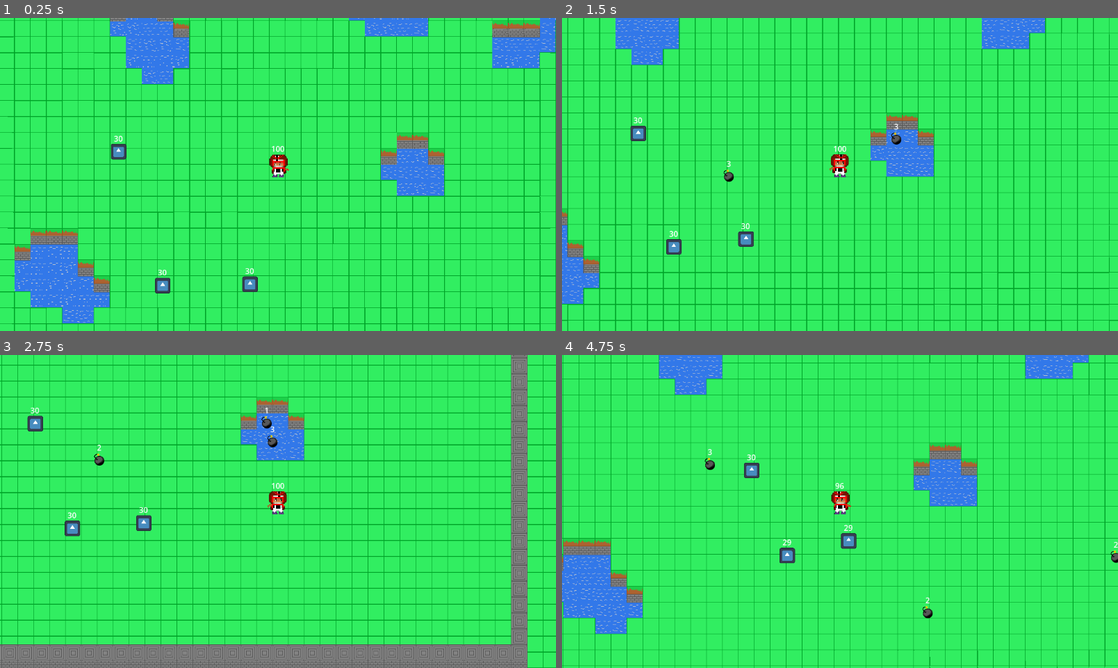
Above: before the commit, frames 1-4 (two rows, left to right).
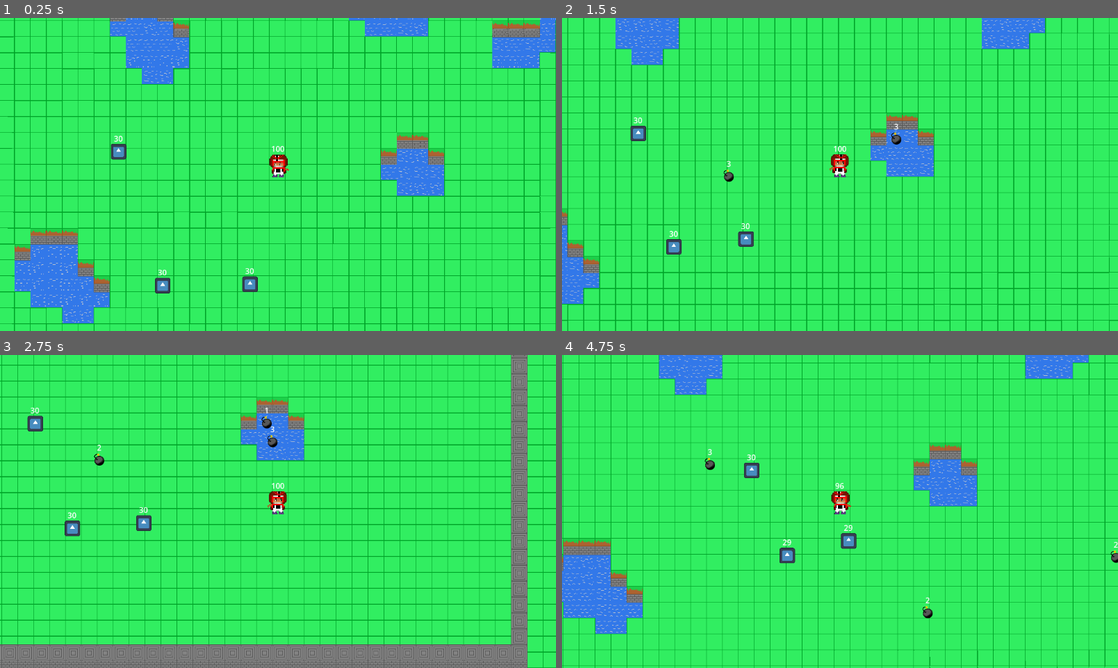
Above: after the commit, the same moments.

Repository: Mobius-Bron/rogue_boom_game
Game: Godot game, scene res://world/world.tscn
Two runs of this game, one before a commit and one after it. Both use one fixed random seed, a clock stepped at 60 frames per second and the inputs below. The engine's default icon, where the game draws it, is replaced by a stand-in: a white triangle on a blue panel in a dark square.
Inputs (mouse positions are in pixels of both pictures, inside the frame that each line leads up to):
- Up to frame 1 (0.25 s): no input
- Up to frame 2 (1.5 s): move the mouse to (962, 158) at 0.52 s; hold D (ui_right) 0.53-1.28 s; click (962, 158) at 0.6 s; move the mouse to (728, 190) at 1.27 s; hold S (ui_down) from 1.28 s (still down); click (728, 190) at 1.35 s
- Up to frame 3 (2.75 s): move the mouse to (333, 442) at 2.02 s; release S (ui_down) at 2.03 s; hold D (ui_right) from 2.03 s (still down); click (333, 442) at 2.1 s
- Up to frame 4 (4.75 s): move the mouse to (812, 574) at 2.77 s; release D (ui_right) at 2.78 s; hold W (ui_up) 2.78-3.53 s; click (812, 574) at 2.85 s; move the mouse to (1006, 558) at 3.52 s; hold A (ui_left) from 3.53 s (still down); click (1006, 558) at 3.6 s; move the mouse to (673, 464) at 4.27 s; click (673, 464) at 4.35 s

The runs differ from the first frame. In frame 1, 0.8% of the frame differs, in the area x 2-100%, y 0-98%; in frame 2, 0.4%; in frame 3, 0.1%; in frame 4, 0.6%.

Commit message:
优化史莱姆攻击算法

Diff:
--- a/enemys/enemy.gd
+++ b/enemys/slim.gd
@@ -1,10 +1,13 @@
 extends CharacterBody2D
 
-var speed = 50
-var atk = 1
+var get_player: bool = false
 
 @export var max_hp = 30
 var hp = 30
+@export var speed = 50
+@export var atk = 1
+
+var player_list = []
 
 @export var player: CharacterBody2D
 @onready var navigationAgent: NavigationAgent2D = $NavigationAgent2D
@@ -26,10 +29,20 @@
 	navigationAgent.target_position = player.global_position
 
 func _on_atk_area_area_entered(area):
-	if area.name == "hurt_area":
+	if area.name == "player_hurt_area":
 		var node = area.get_parent()
-		if node.name == "player":
-			node.hurt(atk)
+		if node not in player_list:
+			player_list.append(node)
+		get_player = true
 
 func _on_atk_area_area_exited(area):
-	pass # Replace with function body.
+	if area.name == "player_hurt_area":
+		var node = area.get_parent()
+		if node in player_list:
+			player_list.erase(node)
+		get_player = false
+
+func _on_atk_timer_timeout():
+	if get_player:
+		for player in player_list:
+			player.hurt(atk)
--- a/enemys/enemy.tscn
+++ b/enemys/slim.tscn
@@ -1,6 +1,6 @@
 [gd_scene load_steps=6 format=3 uid="uid://djd2td8kh8ebf"]
 
-[ext_resource type="Script" path="res://enemys/enemy.gd" id="1_wj2yn"]
+[ext_resource type="Script" path="res://enemys/slim.gd" id="1_wj2yn"]
 [ext_resource type="Texture2D" uid="uid://fohj8djb5vtb" path="res://icon.svg" id="1_x257i"]
 
 [sub_resource type="RectangleShape2D" id="RectangleShape2D_2wrjw"]
@@ -31,6 +31,9 @@
 wait_time = 0.1
 autostart = true
 
+[node name="atk_timer" type="Timer" parent="."]
+autostart = true
+
 [node name="HP" type="Label" parent="."]
 offset_left = -20.0
 offset_top = -47.0
@@ -56,5 +59,6 @@
 shape = SubResource("RectangleShape2D_3q0dx")
 
 [connection signal="timeout" from="Timer" to="." method="_on_timer_timeout"]
+[connection signal="timeout" from="atk_timer" to="." method="_on_atk_timer_timeout"]
 [connection signal="area_entered" from="atk_area" to="." method="_on_atk_area_area_entered"]
 [connection signal="area_exited" from="atk_area" to="." method="_on_atk_area_area_exited"]
--- a/player/boom.gd
+++ b/player/boom.gd
@@ -68,6 +68,10 @@
 		var node = area.get_parent()
 		if node not in enemyList:
 			enemyList.append(node)
+	elif  area.name == "player_hurt_area":
+		var node = area.get_parent()
+		if node not in enemyList:
+			enemyList.append(node)
 
 func _on_wave_area_area_exited(area):
 	if area.name == "boom_area":
@@ -78,3 +82,7 @@
 		var node = area.get_parent()
 		if node in enemyList:
 			enemyList.erase(node)
+	elif  area.name == "player_hunt_area":
+		var node = area.get_parent()
+		if node in enemyList:
+			enemyList.erase(node)
--- a/player/player.tscn
+++ b/player/player.tscn
@@ -78,8 +78,8 @@
 offset_bottom = -42.0
 horizontal_alignment = 1
 
-[node name="hurt_area" type="Area2D" parent="."]
+[node name="player_hurt_area" type="Area2D" parent="."]
 
-[node name="player_c" type="CollisionShape2D" parent="hurt_area"]
+[node name="player_c" type="CollisionShape2D" parent="player_hurt_area"]
 scale = Vector2(2, 2)
 shape = SubResource("RectangleShape2D_bfn88")
--- a/world/world.tscn
+++ b/world/world.tscn
@@ -3,7 +3,7 @@
 [ext_resource type="Script" path="res://world/world.gd" id="1_7a0gx"]
 [ext_resource type="PackedScene" uid="uid://bvi1p33rdmmj5" path="res://player/player.tscn" id="1_yliii"]
 [ext_resource type="Texture2D" uid="uid://do87c0y7yr6sp" path="res://world/map.png" id="2_q65jc"]
-[ext_resource type="PackedScene" uid="uid://djd2td8kh8ebf" path="res://enemys/enemy.tscn" id="4_amxhr"]
+[ext_resource type="PackedScene" uid="uid://djd2td8kh8ebf" path="res://enemys/slim.tscn" id="4_amxhr"]
 
 [sub_resource type="NavigationPolygon" id="NavigationPolygon_hct3n"]
 vertices = PackedVector2Array(17, 18, -17, 18, -17, -18, 17, -18)
